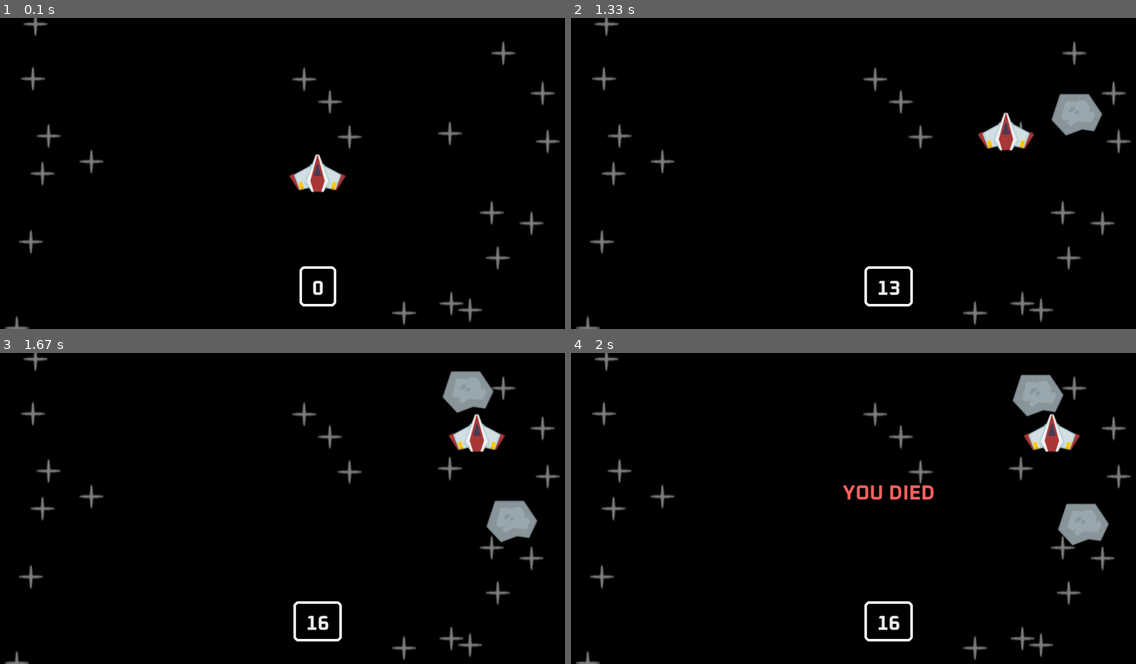
Above: before the commit, frames 1-4 (two rows, left to right).
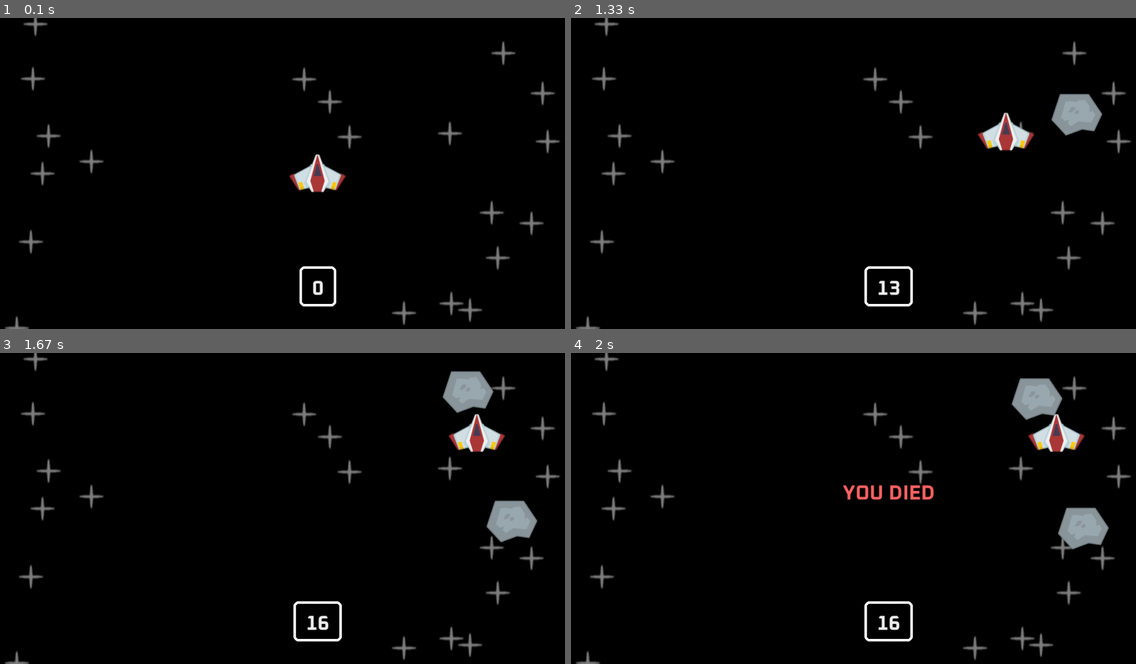
Above: after the commit, the same moments.

Repository: ShimoLAG/Pygame_games
Game: pygame game, started from code/main.py
Two runs of this game, one before a commit and one after it. Both use one fixed random seed, a clock stepped at 60 frames per second and the inputs below.
Inputs:
- Up to frame 1 (0.1 s): no input
- Up to frame 2 (1.33 s): tap Space at 0.33 s; hold Right 0.67-1.13 s; hold Up from 1.17 s (still down)
- Up to frame 3 (1.67 s): release Up at 1.47 s; hold Right from 1.5 s (still down)
- Up to frame 4 (2 s): release Right at 1.97 s

Frames 1-3 are identical in both runs. In frame 4, 1.2% of the frame differs, in the area x 77-96%, y 6-64%.

Commit message:
added mask collission

Diff:
--- a/code/main.py
+++ b/code/main.py
@@ -84,7 +84,7 @@
 def Collissions():
 
     global running
-    collide_sprites = pygame.sprite.spritecollide(Ship, meteor_sprites, True)
+    collide_sprites = pygame.sprite.spritecollide(Ship, meteor_sprites, True, pygame.sprite.collide_mask)
     font = pygame.font.Font(join('images', 'Oxanium-Bold.ttf'), 40)
     font_text = font.render("YOU DIED", True, (255, 100, 100))
     font_text_rect = font_text.get_rect(midbottom=(Width / 2, Height / 2))
